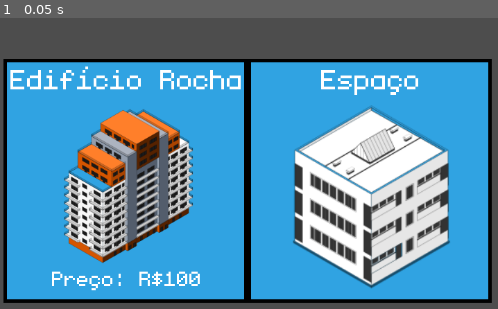
Above: before the commit, frame 1.
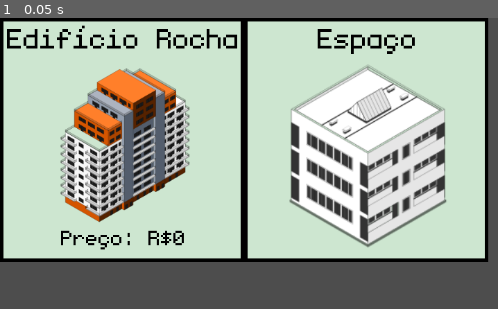
Above: after the commit, the same moment.

Repository: Disklo/MonopolyGodot
Game: Godot game, scene res://scenes/tabuleiro.tscn
Two runs of this game, one before a commit and one after it. Both use one fixed random seed, a clock stepped at 60 frames per second and the inputs below. This scene is started directly instead of the project's main scene.
Inputs:
- Up to frame 1 (0.05 s): no input

The runs differ from the first frame. In frame 1, 92% of the frame differs, in the area x 0-99%, y 0-98%.

Commit message:
Adicionada cor dinâmica aos espaços

Diff:
--- a/scenes/Espacos/espaco.tscn
+++ b/scenes/Espacos/espaco.tscn
@@ -7,17 +7,16 @@
 [node name="Espaco" type="Node2D"]
 script = ExtResource("1_8hlsr")
 
-[node name="ColorRect2" type="ColorRect" parent="."]
+[node name="CorBorda" type="ColorRect" parent="."]
 offset_right = 352.0
 offset_bottom = 352.0
 color = Color(0, 0, 0, 1)
 
-[node name="ColorRect" type="ColorRect" parent="."]
+[node name="CorEspaco" type="ColorRect" parent="."]
 offset_left = 5.0
 offset_top = 5.0
 offset_right = 347.0
 offset_bottom = 347.0
-color = Color(0.186822, 0.638699, 0.886954, 1)
 
 [node name="Sprite2D" type="Sprite2D" parent="."]
 position = Vector2(179, 196)
@@ -29,6 +28,7 @@
 offset_top = 1.0
 offset_right = 350.0
 offset_bottom = 56.0
+theme_override_colors/default_color = Color(0, 0, 0, 1)
 theme_override_fonts/normal_font = ExtResource("3_ku6qd")
 theme_override_font_sizes/normal_font_size = 64
 text = "Espaço (teste)"
--- a/scenes/Espacos/propriedade.tscn
+++ b/scenes/Espacos/propriedade.tscn
@@ -6,19 +6,19 @@
 
 [node name="Propriedade" type="Node2D"]
 script = ExtResource("1_7fl57")
+preco = 0
 nome = "Edifício Rocha"
 
-[node name="ColorRect2" type="ColorRect" parent="."]
+[node name="CorBorda" type="ColorRect" parent="."]
 offset_right = 352.0
 offset_bottom = 352.0
 color = Color(0, 0, 0, 1)
 
-[node name="ColorRect" type="ColorRect" parent="."]
+[node name="CorEspaco" type="ColorRect" parent="."]
 offset_left = 5.0
 offset_top = 5.0
 offset_right = 347.0
 offset_bottom = 347.0
-color = Color(0.186822, 0.638699, 0.886954, 1)
 
 [node name="Sprite2D" type="Sprite2D" parent="."]
 position = Vector2(181.094, 179.433)
@@ -30,6 +30,7 @@
 offset_top = 1.0
 offset_right = 350.0
 offset_bottom = 56.0
+theme_override_colors/default_color = Color(0, 0, 0, 1)
 theme_override_fonts/normal_font = ExtResource("3_hu7pq")
 theme_override_font_sizes/normal_font_size = 64
 text = "Edifício Rocha"
@@ -40,6 +41,7 @@
 offset_top = 296.0
 offset_right = 350.0
 offset_bottom = 351.0
+theme_override_colors/default_color = Color(0, 0, 0, 1)
 theme_override_fonts/normal_font = ExtResource("3_hu7pq")
 theme_override_font_sizes/normal_font_size = 48
 text = "Preço: R$1.500.000"
--- a/scenes/tabuleiro.tscn
+++ b/scenes/tabuleiro.tscn
@@ -8,7 +8,6 @@
 script = ExtResource("1_mbpgq")
 
 [node name="Propriedade" parent="." instance=ExtResource("2_tvb07")]
-position = Vector2(5, 59)
 
 [node name="Espaco" parent="." instance=ExtResource("3_p2sbe")]
-position = Vector2(357, 59)
+position = Vector2(352, 0)
--- a/scripts/espaco.gd
+++ b/scripts/espaco.gd
@@ -8,10 +8,14 @@
 
 @export var nome: String = "Espaço"
 
+@export var cor: Color = "CDE6D0"
+
 @onready var nome_label: RichTextLabel = $NomeLabel
+@onready var cor_espaco: ColorRect = $CorEspaco
 
 func _ready() -> void:
 	nome_label.text = nome
+	cor_espaco.color = cor
 
 # Função virtual que será chamada quando um jogador parar neste espaço.
 # Cada tipo de espaço (propriedade, sorte, etc.) terá sua própria implementação.
Not shown, added: .gemini/settings.json
